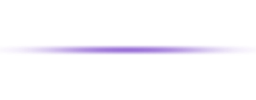
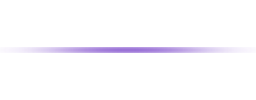
Two versions of the same layered image (256 x 100). Layer-by-layer changes:
renamed "Layer" to "purple", painted on it over [0, 45, 256, 55]
